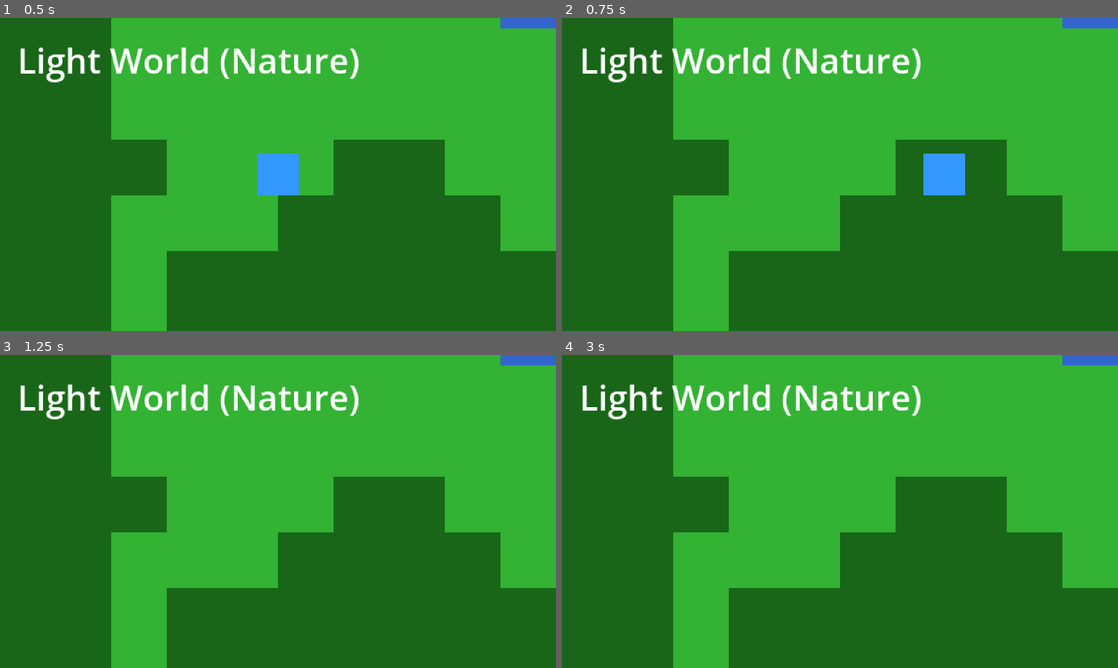
Above: before the commit, frames 1-4 (two rows, left to right).
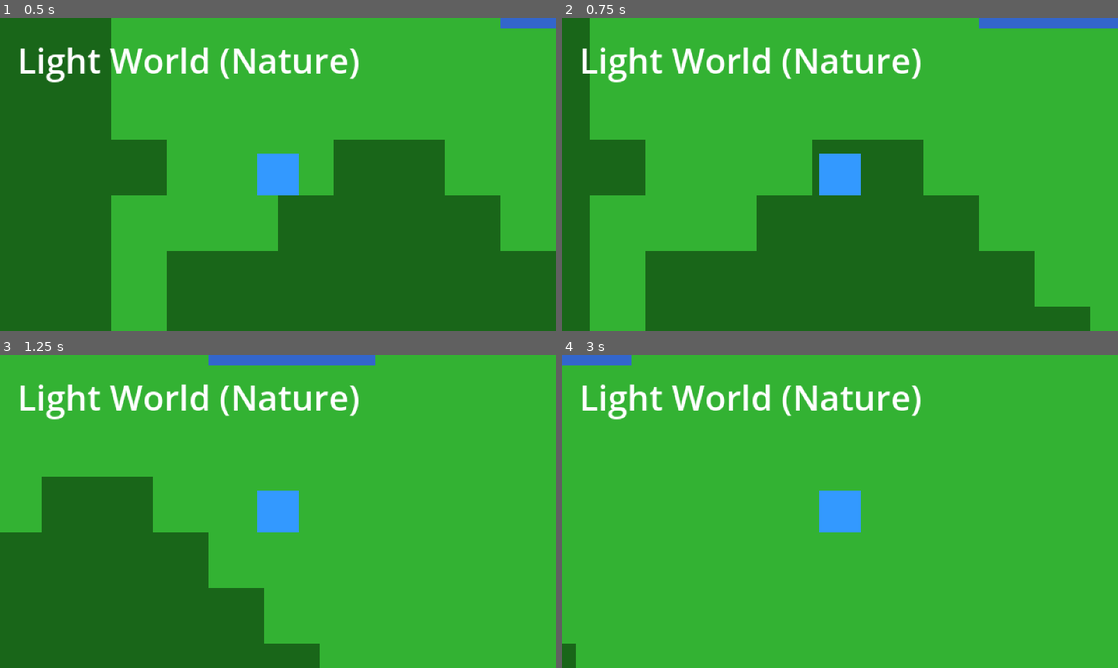
Above: after the commit, the same moments.

Repository: JeromeDuboisPro/Miroirs
Game: Godot game, scene res://scenes/main.tscn
Two runs of this game, one before a commit and one after it. Both use one fixed random seed, a clock stepped at 60 frames per second and the inputs below.
Inputs (mouse positions are in pixels of both pictures, inside the frame that each line leads up to):
- Up to frame 1 (0.5 s): no input
- Up to frame 2 (0.75 s): tap Enter at 0.5 s; move the mouse to (962, 158) at 0.52 s; hold Right (ui_right) from 0.53 s (still down); hold Space (ui_select) from 0.53 s (still down); click (962, 158) at 0.67 s
- Up to frame 3 (1.25 s): keep holding Right (ui_right); keep holding Space (ui_select)
- Up to frame 4 (3 s): release Right (ui_right) at 1.25 s; release Space (ui_select) at 1.25 s; drag from (728, 527) to (812, 574) at 1.27 s; tap Space (ui_select) at 2 s; move the mouse to (895, 442) at 2.02 s; hold Right (ui_right) 2.03-2.75 s; hold Space (ui_select) 2.03-2.75 s; click (895, 442) at 2.17 s; drag from (812, 574) to (673, 464) at 2.77 s

Frame 1 is identical in both runs. In frame 2, 30% of the frame differs, in the area x 5-100%, y 0-100%; in frame 3, 40%; in frame 4, 51%, in the area x 0-100%, y 0-100%.

Commit message:
Add advanced camera controls and reduce player speed
Player Adjustments:
- Reduce movement speed by 20% (150 → 120) for better control
- More precise movement, easier to navigate tight spaces

Camera Features:
- Mouse wheel: Zoom in/out (1x to 4x)
- Middle mouse button: Pan camera freely (hold and drag)
- Release MMB: Smooth return to player with lerp
- Space bar: Instant recenter on player
- Camera follows player smoothly when not panning

World Exploration:
- 64x64 tile world (1024x1024 pixels)
- Viewport shows ~160x90 pixels (7% of world)
- Camera controls essential for exploring procedural terrain

Technical:
- New camera_controller.gd script
- Zoom clamping (min 1x, max 4x)
- Smooth lerp transitions
- Pan offset calculation
- Updated help text in console

Controls Reference:
- WASD/Arrows: Move player
- Tab: Switch worlds
- Mouse Wheel: Zoom
- Middle Mouse: Pan (hold & drag)
- Space: Recenter camera

🤖 Generated with [Claude Code](https://claude.com/claude-code)

Co-Authored-By: Claude <noreply@anthropic.com>

Diff:
--- a/godot/scenes/main.tscn
+++ b/godot/scenes/main.tscn
@@ -1,9 +1,10 @@
-[gd_scene load_steps=5 format=3 uid="uid://b4w7xy2mkp9vq"]
+[gd_scene load_steps=6 format=3 uid="uid://b4w7xy2mkqavq"]
 
 [ext_resource type="Script" path="res://scripts/systems/game_manager.gd" id="1_manager"]
 [ext_resource type="PackedScene" uid="uid://cxw7vv4h6gp8p" path="res://scenes/worlds/light_world.tscn" id="2_light"]
 [ext_resource type="PackedScene" uid="uid://dv5m8n3xkp2lq" path="res://scenes/worlds/dark_world.tscn" id="3_dark"]
 [ext_resource type="PackedScene" uid="uid://bw8yqv5xkn3qi" path="res://scenes/player/player.tscn" id="4_player"]
+[ext_resource type="Script" path="res://scripts/systems/camera_controller.gd" id="5_camera"]
 
 [node name="Main" type="Node2D"]
 script = ExtResource("1_manager")
@@ -11,6 +12,7 @@
 [node name="Camera2D" type="Camera2D" parent="."]
 position = Vector2(160, 90)
 zoom = Vector2(2, 2)
+script = ExtResource("5_camera")
 
 [node name="LightWorld" parent="." instance=ExtResource("2_light")]
 
--- a/godot/scripts/player/player.gd
+++ b/godot/scripts/player/player.gd
@@ -1,7 +1,7 @@
 extends CharacterBody2D
 ## Player character with WASD/Arrow key movement
 
-const SPEED = 150.0
+const SPEED = 120.0  # 20% slower for better control
 
 func _physics_process(_delta):
 	# Get input direction (both WASD and Arrow keys)
--- /dev/null
+++ b/godot/scripts/systems/camera_controller.gd
@@ -0,0 +1,87 @@
+extends Camera2D
+## Camera controller with mouse controls
+
+# Zoom settings
+const MIN_ZOOM = 1.0
+const MAX_ZOOM = 4.0
+const ZOOM_SPEED = 0.1
+
+# Pan settings
+const PAN_SPEED = 1.0
+const RETURN_SPEED = 10.0
+
+# State
+var is_panning = false
+var pan_start_position = Vector2.ZERO
+var camera_offset = Vector2.ZERO
+var target_player: Node2D = null
+var returning_to_player = false
+
+func _ready():
+	# Find player in parent scene
+	target_player = get_parent().get_node("Player")
+	if target_player:
+		position = target_player.position
+
+func _input(event):
+	# Mouse wheel zoom
+	if event is InputEventMouseButton:
+		if event.button_index == MOUSE_BUTTON_WHEEL_UP:
+			zoom_camera(ZOOM_SPEED)
+		elif event.button_index == MOUSE_BUTTON_WHEEL_DOWN:
+			zoom_camera(-ZOOM_SPEED)
+
+		# Middle mouse button pan
+		elif event.button_index == MOUSE_BUTTON_MIDDLE:
+			if event.pressed:
+				start_panning()
+			else:
+				stop_panning()
+
+	# Mouse motion while panning
+	if event is InputEventMouseMotion and is_panning:
+		pan_camera(event.relative)
+
+	# Space bar to recenter
+	if event.is_action_pressed("ui_select"):  # Space bar
+		recenter_on_player()
+
+func _process(delta):
+	# Smooth return to player after panning
+	if returning_to_player and target_player:
+		camera_offset = camera_offset.lerp(Vector2.ZERO, RETURN_SPEED * delta)
+		position = target_player.position + camera_offset
+
+		# Stop returning when close enough
+		if camera_offset.length() < 1.0:
+			camera_offset = Vector2.ZERO
+			returning_to_player = false
+
+	# Follow player when not panning
+	elif not is_panning and target_player:
+		position = target_player.position + camera_offset
+
+func zoom_camera(amount: float):
+	var new_zoom = zoom.x + amount
+	new_zoom = clamp(new_zoom, MIN_ZOOM, MAX_ZOOM)
+	zoom = Vector2(new_zoom, new_zoom)
+
+func start_panning():
+	is_panning = true
+	returning_to_player = false
+	pan_start_position = get_global_mouse_position()
+
+func stop_panning():
+	is_panning = false
+	returning_to_player = true
+
+func pan_camera(motion: Vector2):
+	# Pan camera opposite to mouse motion
+	camera_offset -= motion / zoom.x * PAN_SPEED
+
+func recenter_on_player():
+	# Immediate snap to player
+	camera_offset = Vector2.ZERO
+	returning_to_player = false
+	if target_player:
+		position = target_player.position
--- a/godot/scripts/systems/game_manager.gd
+++ b/godot/scripts/systems/game_manager.gd
@@ -21,8 +21,12 @@
 	world_generator.generate_world(seed_value, dark_world, false)
 
 	print("World generation complete!")
-	print("Press Tab to switch between worlds")
-	print("Use WASD or Arrow keys to move")
+	print("Controls:")
+	print("  WASD/Arrows: Move player")
+	print("  Tab: Switch worlds")
+	print("  Mouse Wheel: Zoom camera")
+	print("  Middle Mouse: Pan camera (hold and drag)")
+	print("  Space: Recenter camera on player")
 
 func _input(event):
 	# Tab key to switch worlds
Not shown: 1 places in godot/scenes/worlds/dark_world.tscn that only renumber resources
Not shown: 1 places in godot/scenes/worlds/light_world.tscn that only renumber resources
Not shown, added: godot/scripts/systems/game_manager.gd.uid
Not shown, added: godot/scripts/systems/world_generator.gd.uid
Not shown, added: godot/scripts/systems/world_manager.gd.uid
